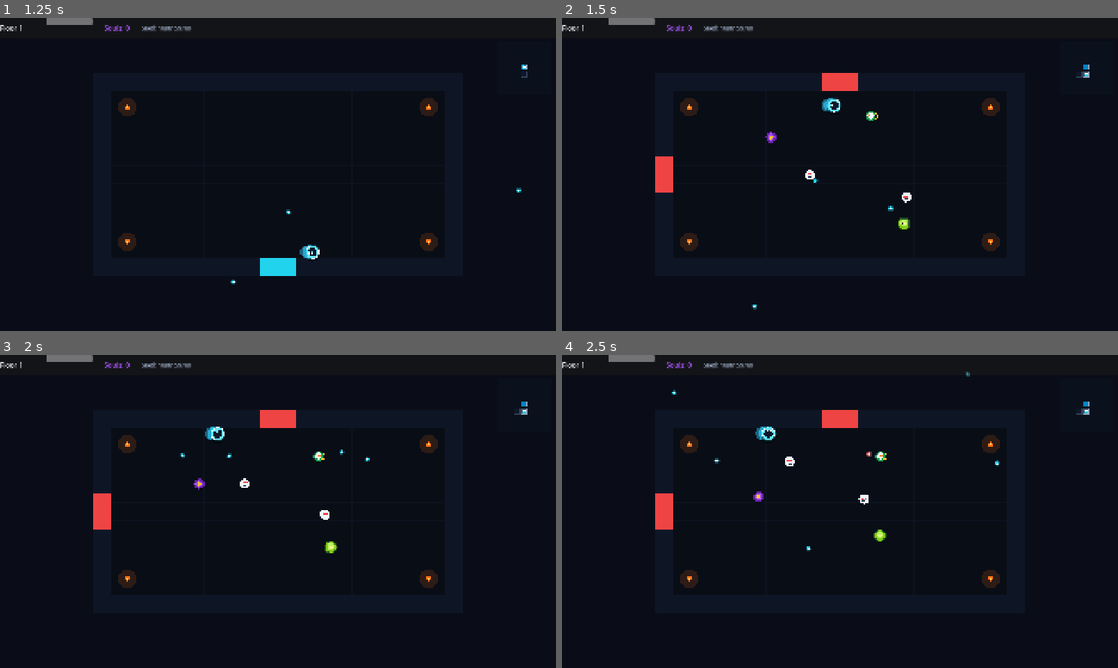
Above: before the commit, frames 1-4 (two rows, left to right).
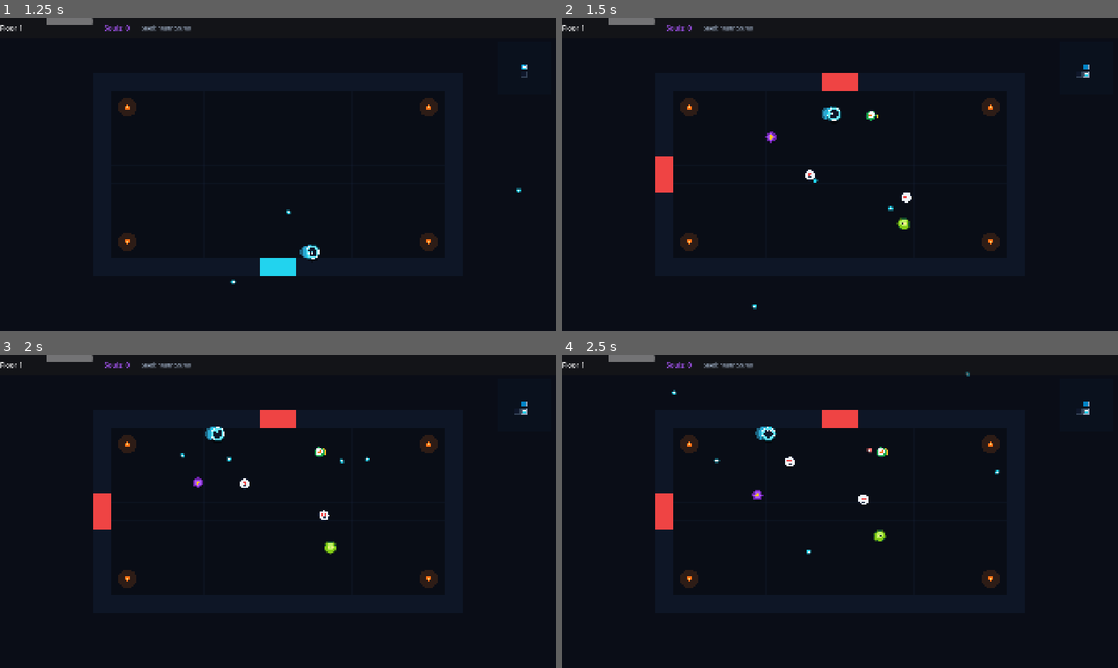
Above: after the commit, the same moments.

Repository: ChobitsChii/games
Game: Godot game, scene res://tests/smoke.tscn
Same seed, same stepped clock (60 frames per second), same inputs: the game is played once before the commit and once after it. This scene is started directly instead of the project's main scene.
Inputs (mouse positions are in pixels of both pictures, inside the frame that each line leads up to):
- Up to frame 1 (1.25 s): move the mouse to (250, 237) at 0.52 s; hold Up (move_up) from 0.53 s (still down); hold J (attack) from 0.53 s (still down)
- Up to frame 2 (1.5 s): keep holding Up (move_up); move the mouse to (1006, 221) at 1.27 s; release J (attack) at 1.28 s; tap Space (dash) at 1.35 s
- Up to frame 3 (2 s): keep holding Up (move_up)
- Up to frame 4 (2.5 s): move the mouse to (673, 464) at 2.02 s; release Up (move_up) at 2.03 s; hold Left (move_left) from 2.03 s (still down); hold J (attack) from 2.03 s (still down)

Frame 1 is identical in both runs. In frame 2, 0.2% of the frame differs, in the area x 36-63%, y 25-68%; in frame 3, 0.2%; in frame 4, 0.2%.

Commit message:
fix(crypt_dash): prevent room skipping by adding transition cooldown and safe spawn offset

Diff:
--- a/crypt_dash/scripts/game.gd
+++ b/crypt_dash/scripts/game.gd
@@ -109,11 +109,15 @@
 	_update_hud()
 
 
+var _room_transition_cooldown: float = 0.0
+
+
 func _load_room(coords: Vector2i, enter_from: String) -> void:
 	if current_room_instance != null:
 		current_room_instance.queue_free()
 
 	current_room_coords = coords
+	_room_transition_cooldown = 0.4
 	if _minimap != null:
 		_minimap.set_current_room(coords)
 
@@ -123,23 +127,26 @@
 	current_room_instance.door_entered.connect(_on_door_entered)
 	_world_node.add_child(current_room_instance)
 
-	# Spieler an der passenden Tür platzieren
+	# Spieler mit sicherem Abstand zur Tür platzieren (außerhalb des Tür-Triggers)
 	var w := CryptDashConfig.ROOM_PIXEL_WIDTH
 	var h := CryptDashConfig.ROOM_PIXEL_HEIGHT
 	match enter_from:
 		"north":
-			player.global_position = Vector2(w / 2.0, 110.0)
+			player.global_position = Vector2(w / 2.0, 140.0)
 		"south":
-			player.global_position = Vector2(w / 2.0, h - 110.0)
+			player.global_position = Vector2(w / 2.0, h - 140.0)
 		"west":
-			player.global_position = Vector2(110.0, h / 2.0)
+			player.global_position = Vector2(140.0, h / 2.0)
 		"east":
-			player.global_position = Vector2(w - 110.0, h / 2.0)
+			player.global_position = Vector2(w - 140.0, h / 2.0)
 		"center":
 			player.global_position = Vector2(w / 2.0, h / 2.0)
 
 
 func _on_door_entered(dir: String) -> void:
+	if _room_transition_cooldown > 0.0:
+		return
+
 	var next_coords := current_room_coords
 	var enter_from := "center"
 	match dir:
@@ -203,6 +210,9 @@
 
 
 func _process(delta: float) -> void:
+	if _room_transition_cooldown > 0.0:
+		_room_transition_cooldown -= delta
+
 	if _shake_timer > 0.0:
 		_shake_timer -= delta
 		camera.offset = Vector2(randf_range(-1, 1), randf_range(-1, 1)) * _shake_intensity
